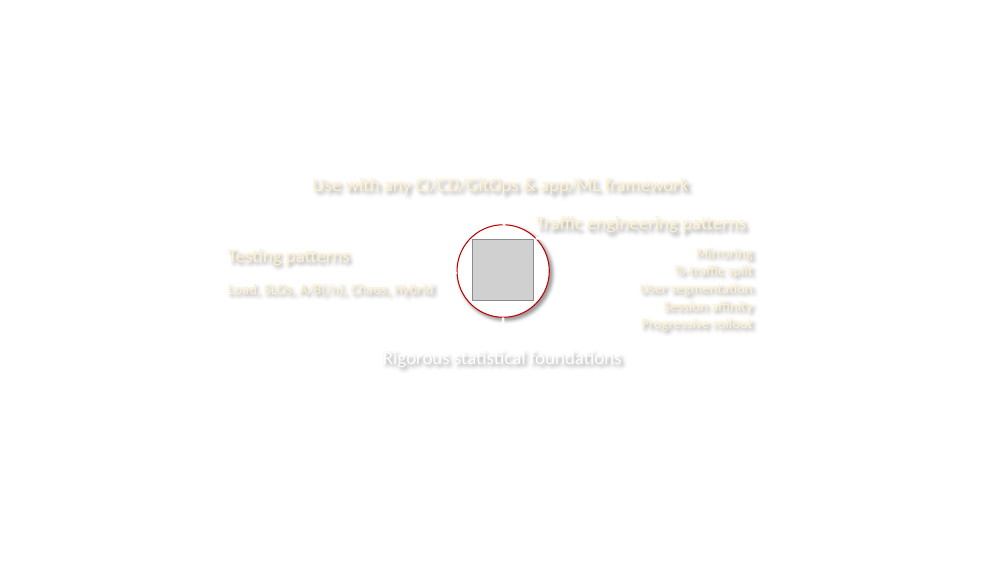
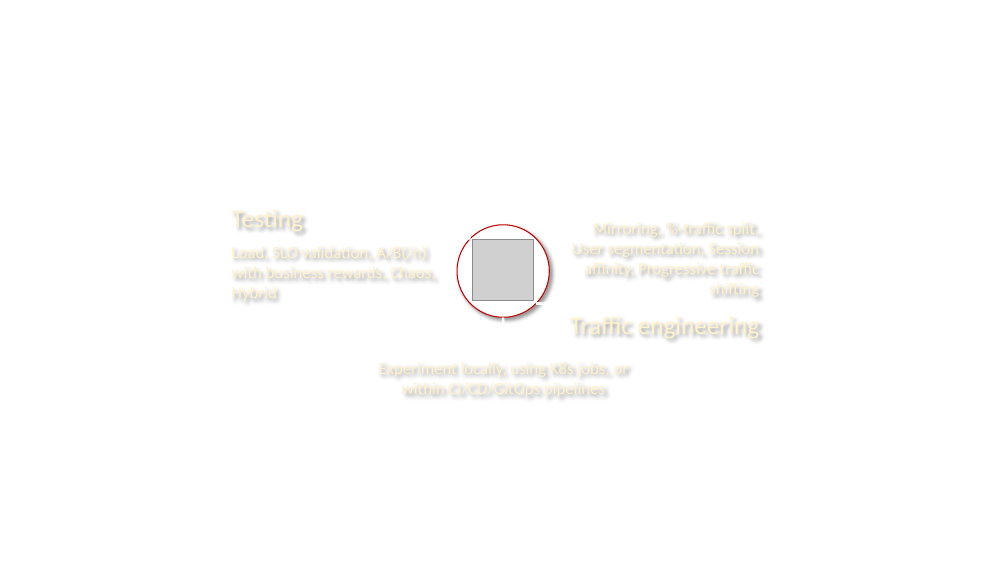
Before and after one commit to iter8-tools/iter8, a slide deck: slide 7 of mkdocs/docs/images/src/illustration.pptx. Drawn at 1008x567 pixels with LibreOffice and Linux fonts; fonts in the diff are those of the drawing; grey boxes stand for pictures. Boxes give left, top, right and bottom in pixels: in the first picture for what was removed or moved away, otherwise in the second. Text is boxed around its words. In the diff, an @@ line names an element or a change of style, - is before the commit and + after.

```diff
--- a/mkdocs/docs/images/src/illustration.pptx
+++ b/mkdocs/docs/images/src/illustration.pptx
@@ text removed at bbox=[312, 173, 689, 196] @@
-Use with any CI/CD/GitOps & app/ML framework
@@ text at bbox=[232, 214, 303, 229]: text changed; size 18 to 24 pt @@
-Testing patterns
+Testing
@@ line moved from (457, 273) - (227, 273) to (470, 238) - (233, 238) @@
@@ text at bbox=[572, 218, 760, 299]: text changed; size 14 to 16 pt @@
-Mirroring
-%-traffic split
-User segmentation Session affinity Progressive rollout
+Mirroring, %-traffic split, User segmentation, Session affinity, Progressive traffic shifting
@@ text at bbox=[232, 243, 435, 303]: text changed; size 14 to 16 pt @@
-Load, SLOs, A/B(/n), Chaos, Hybrid
+Load, SLO validation, A/B(/n) with business rewards, Chaos, Hybrid
@@ line moved from (504, 318) - (503, 339) to (504, 318) - (504, 354) @@
@@ line moved from (536, 238) - (761, 238) to (536, 304) - (767, 304) @@
@@ text at bbox=[570, 321, 759, 338]: text changed; size 18 to 24 pt @@
-Traffic engineering patterns
+Traffic engineering
@@ text at bbox=[379, 358, 628, 399]: text changed; size 18 to 16 pt; text colour gradient #FFFFFF to #FFE699 to gradient #FFF2CC to #FFFFFF @@
-Rigorous statistical foundations
+Experiment locally, using K8s jobs, or within CI/CD/GitOps pipelines
@@ line moved from (616, 340) - (391, 340) to (616, 354) - (391, 354) @@
```
Also in this commit, not shown: 1 other slide changed, 11 other files.
